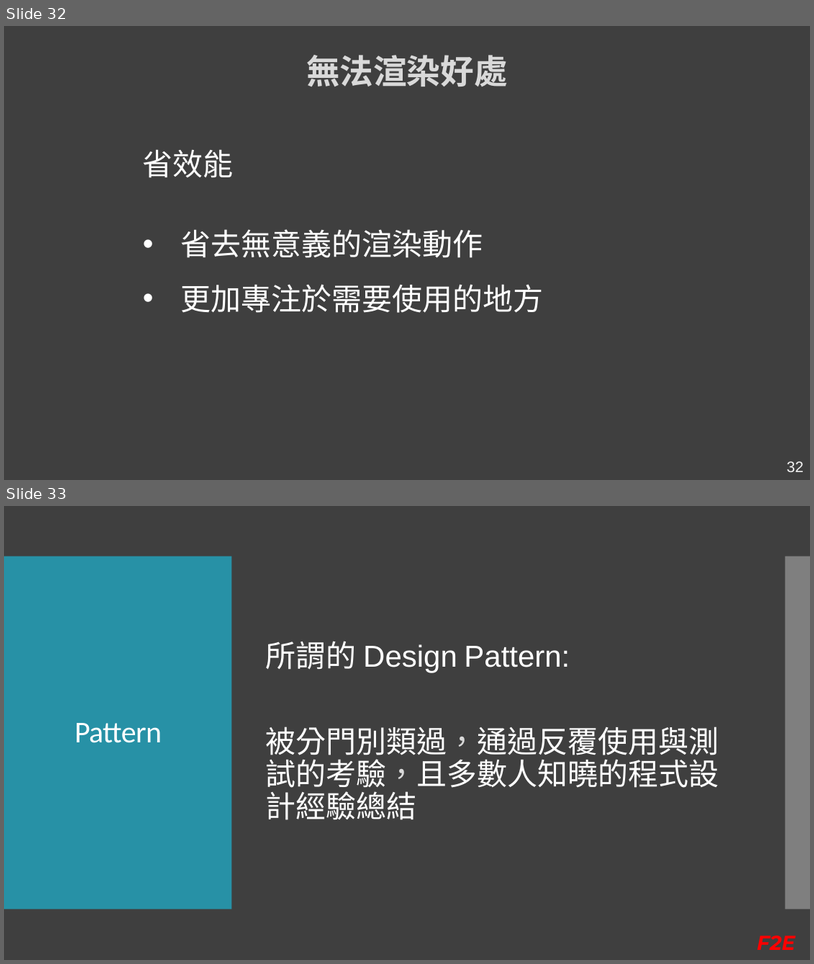
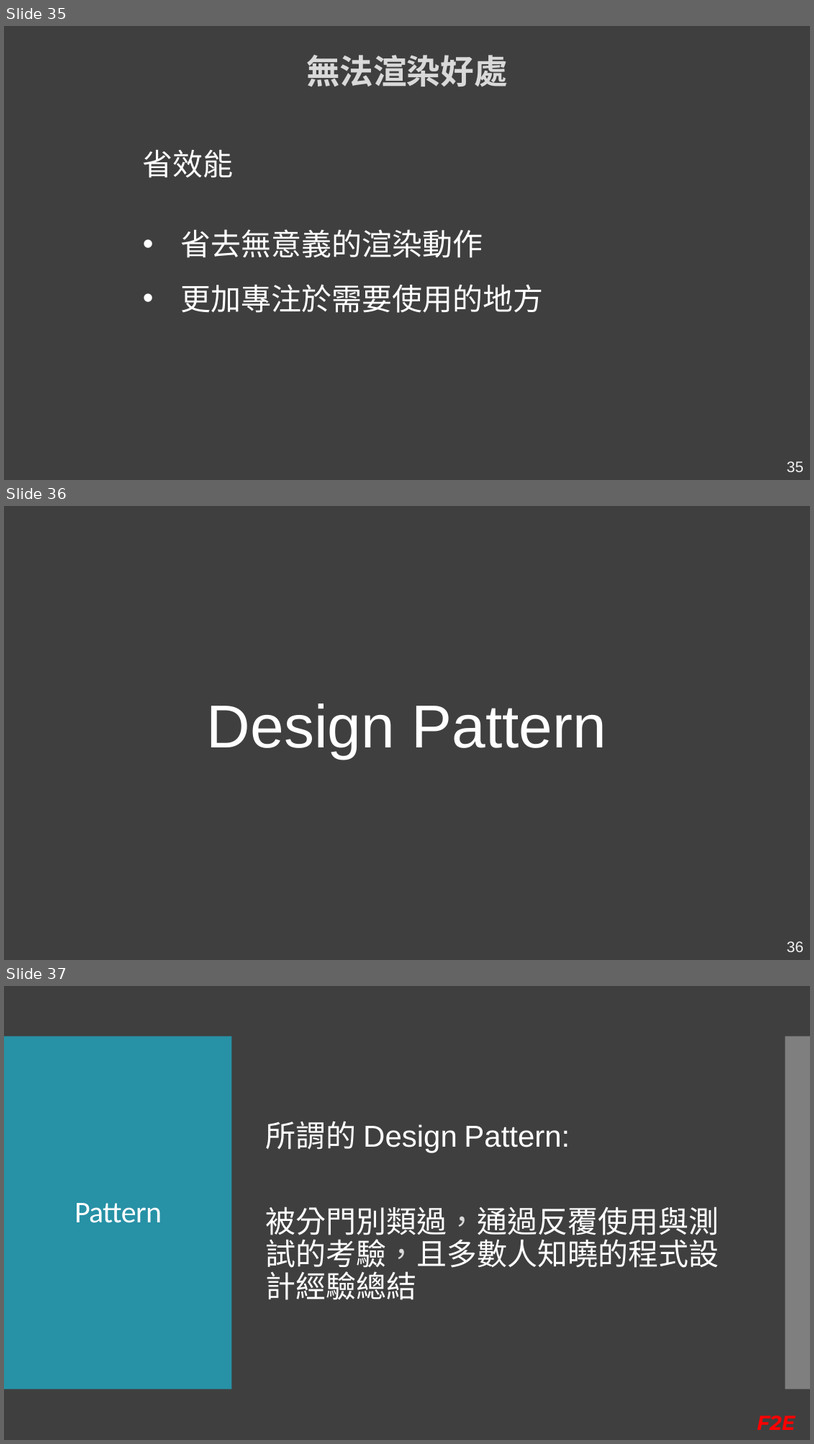
Before and after one commit to Kader-coder/React-Hooks, a slide deck: PPT/React Hooks &.pptx. Shown one above the other, each under a label of ours: slides 32 and 33 before the commit, slides 35, 36 and 37 after it. The pictures are 814x964 and 814x1444 pixels, drawn with LibreOffice and Linux fonts; fonts in the diff are those of the drawing. Boxes give left, top, right and bottom in pixels: in the first picture for what was removed or moved away, otherwise in the second. Text is boxed around its words. In the diff, an @@ line names an element or a change of style, - is before the commit and + after.

```diff
--- a/PPT/React Hooks &.pptx
+++ b/PPT/React Hooks &.pptx
@@ slide 36 added at box(4, 506, 810, 960), background #3F3F3F @@
@@ text added at box(207, 703, 607, 758), 72 pt, text #FFFFFF @@
+Design Pattern
@@ page number added at box(787, 941, 804, 952), 18 pt, text #F2F2F2 @@
+36
@@ what was slide 32 is now slide 35 @@
@@ page number at box(787, 461, 804, 472): text changed @@
-32
+35
@@ what was slide 33 is now slide 37 @@
```
Also in this commit, not shown: 5 slides changed, 8 other slides added, 11 other files.
